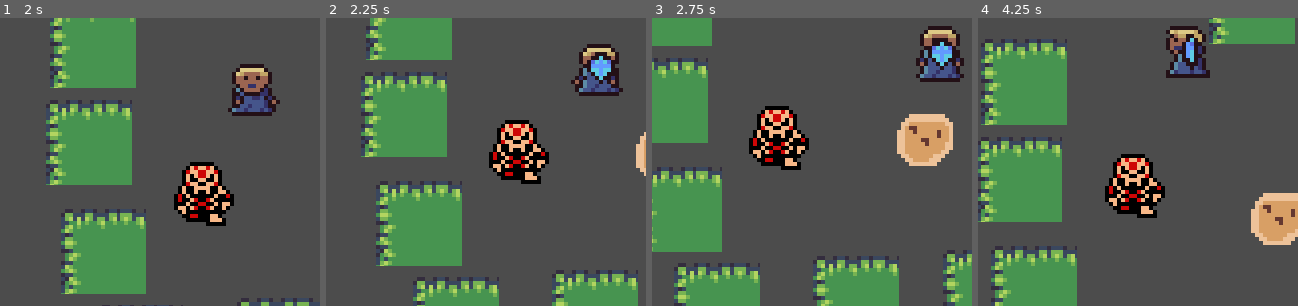
Above: before the commit, frames 1-4 (left to right).
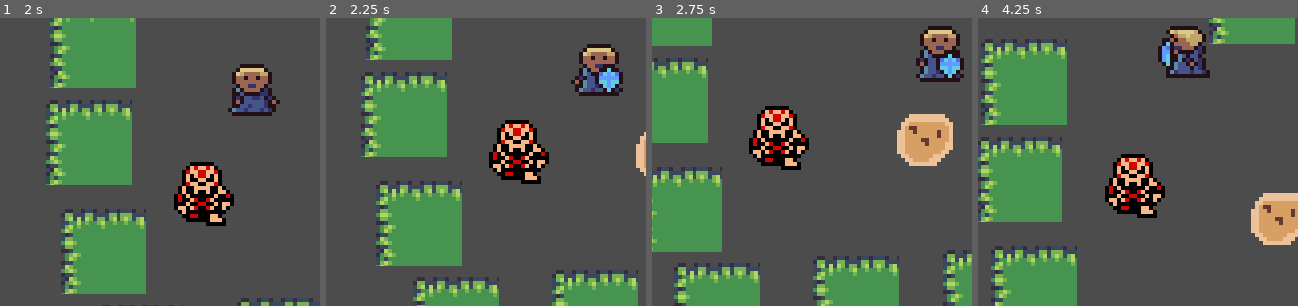
Above: after the commit, the same moments.

Repository: garrettwidner/Zeldalike
Game: Godot game, scene res://player/test.tscn
Two runs of this game, one before a commit and one after it. Both use one fixed random seed, a clock stepped at 60 frames per second and the inputs below.
Inputs:
- Up to frame 1 (2 s): hold Right (right) 0.53-1.28 s; hold J (a) 0.53-1.28 s; tap K (b) at 0.8, 1.35 s; hold Down (down) from 1.28 s (still down); tap I (x) at 1.55 s
- Up to frame 2 (2.25 s): release Down (down) at 2.03 s; hold Right (right) from 2.03 s (still down); hold I (x) from 2.03 s (still down)
- Up to frame 3 (2.75 s): keep holding Right (right); keep holding I (x); tap J (a) at 2.3 s
- Up to frame 4 (4.25 s): release Right (right) at 2.78 s; release I (x) at 2.78 s; hold Up (up) 2.78-3.53 s; tap J (a) at 2.85 s; tap K (b) at 3.05, 3.6 s; hold Left (left) from 3.53 s (still down); hold I (x) from 3.53 s (still down)
The pictures show only the part of the screen within x 11-61%, y 44-94%; the shares and areas given below are measured in that part.

Frame 1 is identical in both runs. In frame 2, 0.9% of the frame differs, in the area x 81-93%, y 11-26%; in frame 3, 0.8%; in frame 4, 0.8%.
Error before the commit: Attempt to call function 'connect' in base 'null instance' on a null instance. (res://player/player.gd:21)
Error after the commit: Attempt to call function 'connect' in base 'null instance' on a null instance. (res://player/player.gd:23)

Commit message:
Got shield working visually

Diff:
--- a/zeldalike/items/shield/shield.tscn
+++ b/zeldalike/items/shield/shield.tscn
@@ -17,32 +17,104 @@
 "update": 0,
 "values": [ Rect2( 0, 0, 16, 16 ) ]
 }
+tracks/1/type = "value"
+tracks/1/path = NodePath("Sprite:position")
+tracks/1/interp = 1
+tracks/1/loop_wrap = true
+tracks/1/imported = false
+tracks/1/enabled = true
+tracks/1/keys = {
+"times": PoolRealArray( 0 ),
+"transitions": PoolRealArray( 1 ),
+"update": 0,
+"values": [ Vector2( 3, 3 ) ]
+}
+tracks/2/type = "value"
+tracks/2/path = NodePath("Sprite:z_index")
+tracks/2/interp = 1
+tracks/2/loop_wrap = true
+tracks/2/imported = false
+tracks/2/enabled = true
+tracks/2/keys = {
+"times": PoolRealArray( 0 ),
+"transitions": PoolRealArray( 1 ),
+"update": 1,
+"values": [ 1 ]
+}
+tracks/3/type = "value"
+tracks/3/path = NodePath("Sprite:visible")
+tracks/3/interp = 1
+tracks/3/loop_wrap = true
+tracks/3/imported = false
+tracks/3/enabled = true
+tracks/3/keys = {
+"times": PoolRealArray( 0 ),
+"transitions": PoolRealArray( 1 ),
+"update": 1,
+"values": [ true ]
+}
 
 [sub_resource type="Animation" id=3]
 resource_name = "holdleft"
 tracks/0/type = "value"
-tracks/0/path = NodePath("Sprite:flip_h")
-tracks/0/interp = 1
-tracks/0/loop_wrap = true
-tracks/0/imported = false
-tracks/0/enabled = true
-tracks/0/keys = {
-"times": PoolRealArray( 0 ),
-"transitions": PoolRealArray( 1 ),
-"update": 1,
-"values": [ true ]
-}
-tracks/1/type = "value"
-tracks/1/path = NodePath("Sprite:region_rect")
-tracks/1/interp = 1
-tracks/1/loop_wrap = true
-tracks/1/imported = false
-tracks/1/enabled = true
-tracks/1/keys = {
+tracks/0/path = NodePath("Sprite:region_rect")
+tracks/0/interp = 1
+tracks/0/loop_wrap = true
+tracks/0/imported = false
+tracks/0/enabled = true
+tracks/0/keys = {
 "times": PoolRealArray( 0 ),
 "transitions": PoolRealArray( 1 ),
 "update": 0,
 "values": [ Rect2( 32, 0, 16, 16 ) ]
+}
+tracks/1/type = "value"
+tracks/1/path = NodePath("Sprite:flip_h")
+tracks/1/interp = 1
+tracks/1/loop_wrap = true
+tracks/1/imported = false
+tracks/1/enabled = true
+tracks/1/keys = {
+"times": PoolRealArray( 0 ),
+"transitions": PoolRealArray( 1 ),
+"update": 1,
+"values": [ true ]
+}
+tracks/2/type = "value"
+tracks/2/path = NodePath("Sprite:position")
+tracks/2/interp = 1
+tracks/2/loop_wrap = true
+tracks/2/imported = false
+tracks/2/enabled = true
+tracks/2/keys = {
+"times": PoolRealArray( 0 ),
+"transitions": PoolRealArray( 1 ),
+"update": 0,
+"values": [ Vector2( -6, 1 ) ]
+}
+tracks/3/type = "value"
+tracks/3/path = NodePath("Sprite:z_index")
+tracks/3/interp = 1
+tracks/3/loop_wrap = true
+tracks/3/imported = false
+tracks/3/enabled = true
+tracks/3/keys = {
+"times": PoolRealArray( 0 ),
+"transitions": PoolRealArray( 1 ),
+"update": 1,
+"values": [ 1 ]
+}
+tracks/4/type = "value"
+tracks/4/path = NodePath("Sprite:visible")
+tracks/4/interp = 1
+tracks/4/loop_wrap = true
+tracks/4/imported = false
+tracks/4/enabled = true
+tracks/4/keys = {
+"times": PoolRealArray( 0 ),
+"transitions": PoolRealArray( 1 ),
+"update": 1,
+"values": [ true ]
 }
 
 [sub_resource type="Animation" id=4]
@@ -59,6 +131,54 @@
 "update": 0,
 "values": [ Rect2( 32, 0, 16, 16 ) ]
 }
+tracks/1/type = "value"
+tracks/1/path = NodePath("Sprite:flip_h")
+tracks/1/interp = 1
+tracks/1/loop_wrap = true
+tracks/1/imported = false
+tracks/1/enabled = true
+tracks/1/keys = {
+"times": PoolRealArray( 0 ),
+"transitions": PoolRealArray( 1 ),
+"update": 1,
+"values": [ false ]
+}
+tracks/2/type = "value"
+tracks/2/path = NodePath("Sprite:position")
+tracks/2/interp = 1
+tracks/2/loop_wrap = true
+tracks/2/imported = false
+tracks/2/enabled = true
+tracks/2/keys = {
+"times": PoolRealArray( 0 ),
+"transitions": PoolRealArray( 1 ),
+"update": 0,
+"values": [ Vector2( 6, 1 ) ]
+}
+tracks/3/type = "value"
+tracks/3/path = NodePath("Sprite:z_index")
+tracks/3/interp = 1
+tracks/3/loop_wrap = true
+tracks/3/imported = false
+tracks/3/enabled = true
+tracks/3/keys = {
+"times": PoolRealArray( 0 ),
+"transitions": PoolRealArray( 1 ),
+"update": 1,
+"values": [ 1 ]
+}
+tracks/4/type = "value"
+tracks/4/path = NodePath("Sprite:visible")
+tracks/4/interp = 1
+tracks/4/loop_wrap = true
+tracks/4/imported = false
+tracks/4/enabled = true
+tracks/4/keys = {
+"times": PoolRealArray( 0 ),
+"transitions": PoolRealArray( 1 ),
+"update": 1,
+"values": [ true ]
+}
 
 [sub_resource type="Animation" id=5]
 resource_name = "holdup"
@@ -73,6 +193,42 @@
 "transitions": PoolRealArray( 1 ),
 "update": 0,
 "values": [ Rect2( 16, 0, 16, 16 ) ]
+}
+tracks/1/type = "value"
+tracks/1/path = NodePath("Sprite:z_index")
+tracks/1/interp = 1
+tracks/1/loop_wrap = true
+tracks/1/imported = false
+tracks/1/enabled = true
+tracks/1/keys = {
+"times": PoolRealArray( 0 ),
+"transitions": PoolRealArray( 1 ),
+"update": 1,
+"values": [ -1 ]
+}
+tracks/2/type = "value"
+tracks/2/path = NodePath("Sprite:position")
+tracks/2/interp = 1
+tracks/2/loop_wrap = true
+tracks/2/imported = false
+tracks/2/enabled = true
+tracks/2/keys = {
+"times": PoolRealArray( 0 ),
+"transitions": PoolRealArray( 1 ),
+"update": 0,
+"values": [ Vector2( -3, -2 ) ]
+}
+tracks/3/type = "value"
+tracks/3/path = NodePath("Sprite:visible")
+tracks/3/interp = 1
+tracks/3/loop_wrap = true
+tracks/3/imported = false
+tracks/3/enabled = true
+tracks/3/keys = {
+"times": PoolRealArray( 0 ),
+"transitions": PoolRealArray( 1 ),
+"update": 1,
+"values": [ true ]
 }
 
 [sub_resource type="RectangleShape2D" id=1]
@@ -88,12 +244,14 @@
 anims/holdup = SubResource( 5 )
 
 [node name="Sprite" type="Sprite" parent="."]
+visible = false
+position = Vector2( 6, 1 )
+z_index = 1
 texture = ExtResource( 2 )
-flip_h = true
 region_enabled = true
 region_rect = Rect2( 32, 0, 16, 16 )
 
-[node name="Area2D" type="Area2D" parent="."]
-
-[node name="CollisionShape2D" type="CollisionShape2D" parent="Area2D"]
+[node name="Area2D" type="Area2D" parent="Sprite"]
+
+[node name="CollisionShape2D" type="CollisionShape2D" parent="Sprite/Area2D"]
 shape = SubResource( 1 )
--- a/zeldalike/player/player.gd
+++ b/zeldalike/player/player.gd
@@ -13,6 +13,8 @@
 var interacttarget
 var caninteract : bool = false
 var inventory = []
+
+var staticdir
 
 func _ready():
 	speed = 40
@@ -59,6 +61,7 @@
 		use_item(preload("res://items/sword/sword.tscn"))
 
 	if Input.is_action_just_pressed("x"):
+		staticdir = spritedir
 		use_item(preload("res://items/shield/shield.tscn"))
 		pass
 
@@ -73,10 +76,13 @@
 	switch_anim("idle")
 
 func state_block():
-	switch_anim("block")
+	if movedir != Vector2(0,0):
+		switch_anim_static("walk")
+	else:
+		switch_anim_static("idle")
+
 	set_speed()
 	set_movedir()
-	set_facedir()
 	set_spritedir()
 	movement_loop()
 	hitback_loop()
@@ -129,8 +135,6 @@
 	var closestdistance = 0
 	for body in $sightbox.get_overlapping_bodies():
 		if body.get("TYPE") == "ENEMY":
-			#TODO: Make it so enemy
-
 
 			istrackingenemy = true
 			var directiontowards : Vector2 = body.transform.origin - transform.origin
@@ -162,3 +166,9 @@
 
 func set_state_block():
 	state = "block"
+
+
+func switch_anim_static(animation):
+	var nextanim : String = animation + staticdir
+	if $anim.current_animation != nextanim:
+		$anim.play(nextanim)
